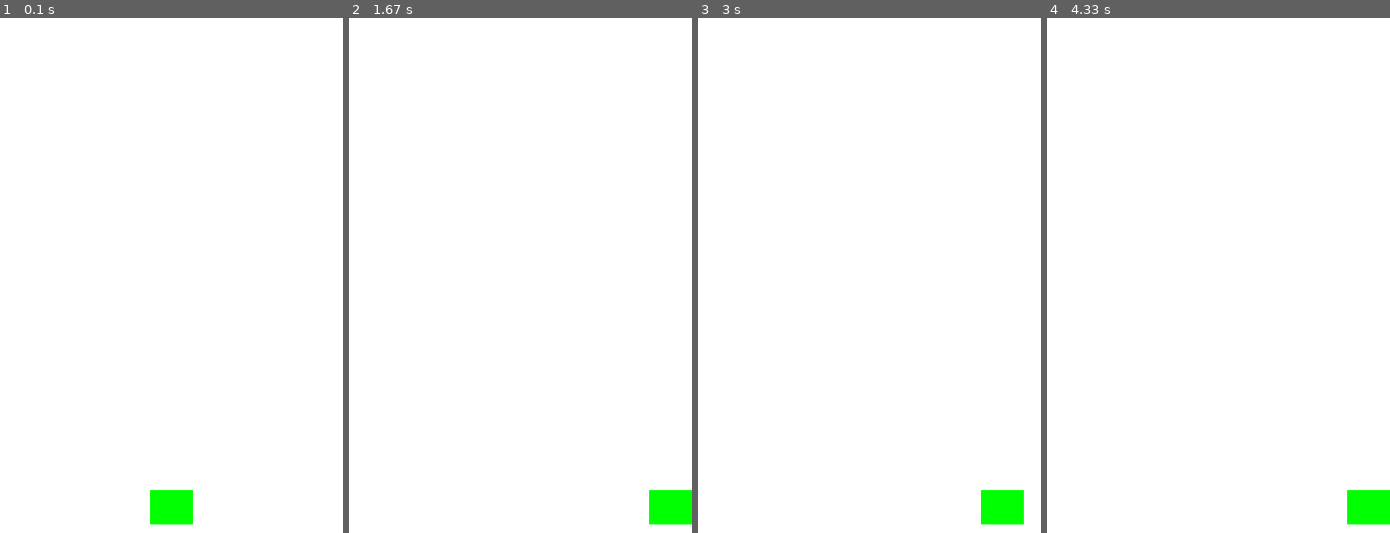
Above: before the commit, frames 1-4 (left to right).
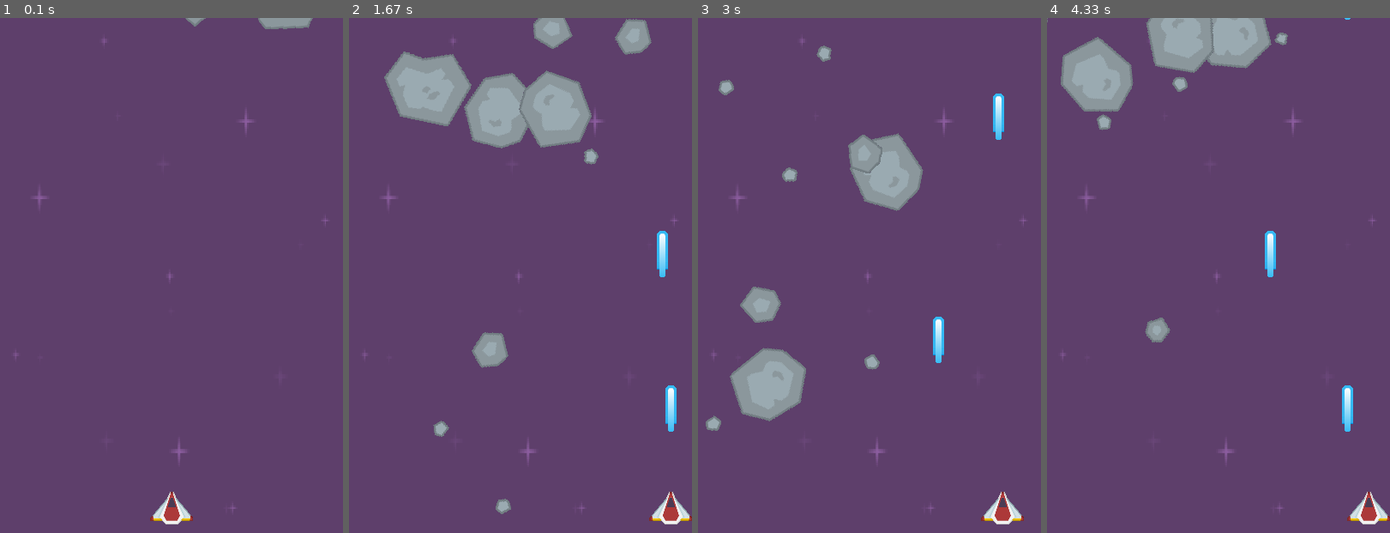
Above: after the commit, the same moments.

Repository: Aerdiansha/pygame_tutorial
Game: pygame game, started from shmup.py
Two runs of this game, one before a commit and one after it. Both use one fixed random seed, a clock stepped at 60 frames per second and the inputs below.
Inputs:
- Up to frame 1 (0.1 s): no input
- Up to frame 2 (1.67 s): tap Space at 0.33, 0.73, 1.03, 1.23, 1.53 s; hold Right 0.67-1.13 s; hold Right 1.17-1.63 s
- Up to frame 3 (3 s): hold Left 2.23-2.63 s; tap Space at 2.3, 2.6, 2.73 s; hold Right from 2.67 s (still down)
- Up to frame 4 (4.33 s): tap Space at 3.03, 3.4, 3.7, 3.9, 4.2 s; release Right at 3.3 s; hold Left 3.33-3.8 s; hold Right 3.83-4.3 s

The runs differ from the first frame. In frame 1, 100% of the frame differs, in the area x 0-100%, y 0-100%; in frame 2, 100%; in frame 3, 100%; in frame 4, 100%.

Commit message:
Add: Graphics to Player, Mob, Bullets

Diff:
--- a/shmup.py
+++ b/shmup.py
@@ -1,5 +1,8 @@
 import pygame
 import random
+from os import path
+
+img_dir = path.join(path.dirname(__file__), 'img')
 
 # Game settings
 WIDTH = 400
@@ -7,10 +10,12 @@
 FPS = 60
 
 # Define colors
+BLACK = (0, 0, 0)
 WHITE = (255, 255, 255)
 RED = (255, 0, 0)
 GREEN = (0, 255, 0)
 BLUE = (0, 0, 255)
+YELLOW = (255, 255, 0)
 
 # Initialize
 pygame.init()
@@ -22,9 +27,11 @@
 class Player(pygame.sprite.Sprite):
     def __init__(self):
         pygame.sprite.Sprite.__init__(self)
-        self.image = pygame.Surface((50, 40))
-        self.image.fill(GREEN)
+        self.image = pygame.transform.scale(player_img, (50, 38))
+        self.image.set_colorkey(BLACK)
         self.rect = self.image.get_rect()
+        self.radius = 20
+        # pygame.draw.circle(self.image, RED, self.rect.center, self.radius)
         self.rect.centerx = WIDTH / 2
         self.rect.bottom = HEIGHT - 10
         self.speedx = 0
@@ -44,10 +51,86 @@
         if self.rect.left < 0:
             self.rect.left = 0
 
+    def shoot(self):
+        bullet = Bullet(self.rect.centerx, self.rect.top)
+        all_sprites.add(bullet)
+        bullets.add(bullet)
 
+class Mob(pygame.sprite.Sprite):
+    def __init__(self):
+        pygame.sprite.Sprite.__init__(self)
+        self.image_ori = random.choice(meteor_imgs)
+        self.image_ori.set_colorkey(BLACK)
+        self.image = self.image_ori.copy()
+        self.rect = self.image.get_rect()
+        self.radius = int(self.rect.width * .9 / 2)
+        # pygame.draw.circle(self.image, BLUE, self.rect.center, self.radius)
+        self.rect.x = random.randrange(WIDTH - self.rect.width)
+        self.rect.y = random.randrange(-150, -100)
+        self.speedy = random.randrange(1, 8)
+        self.speedx = random.randrange(-3, 3)
+        self.rot = 0
+        self.rotate_speed = random.randrange(-8, 8)
+        self.last_update = pygame.time.get_ticks()
+
+    def rotate(self):
+        now = pygame.time.get_ticks()
+        if now - self.last_update > 50:
+            self.last_update = now
+            self.rot = (self.rot + self.rotate_speed) % 360
+            new_image = pygame.transform.rotate(self.image_ori, self.rot)
+            old_center = self.rect.center
+            self.image = new_image
+            self.rect = self.image.get_rect()
+            self.rect.center = old_center
+
+    def update(self):
+        self.rotate()
+        self.rect.y += self.speedy
+        self.rect.x += self.speedx
+        if self.rect.top > HEIGHT + 10 or self.rect.left < -25 or self.rect.right > WIDTH + 20:
+            self.rect.x = random.randrange(WIDTH - self.rect.width)
+            self.rect.y = random.randrange(-100, -40)
+            self.speedy = random.randrange(1, 8)
+
+
+class Bullet(pygame.sprite.Sprite):
+    def __init__(self, x, y):
+        pygame.sprite.Sprite.__init__(self)
+        self.image = bullet_img
+        self.image.set_colorkey(BLACK)
+        self.rect = self.image.get_rect()
+        self.rect.bottom = y
+        self.rect.centerx = x
+        self.speedy = -10
+
+    def update(self):
+        self.rect.y += self.speedy
+        # kill if it moves to the top of the screen
+        if self.rect.bottom < 0:
+            self.kill()
+
+# Load all game graphics
+background = pygame.image.load(path.join(img_dir, "purple.png")).convert()
+background_rect = background.get_rect()
+background = pygame.transform.scale(background, (WIDTH, HEIGHT)) # change the size of the background
+player_img = pygame.image.load(path.join(img_dir, "playerShip3_red.png")).convert()
+bullet_img = pygame.image.load(path.join(img_dir, "laserBlue16.png")).convert()
+meteor_imgs = []
+meteor_list = ["meteorGrey_big1.png", "meteorGrey_big2.png", "meteorGrey_big3.png", "meteorGrey_big4.png",
+                "meteorGrey_med1.png", "meteorGrey_med2.png", "meteorGrey_small1.png", "meteorGrey_small2.png",
+                "meteorGrey_tiny1.png", "meteorGrey_tiny2.png"]
+for img in meteor_list:
+    meteor_imgs.append(pygame.image.load(path.join(img_dir, img)).convert())
 all_sprites = pygame.sprite.Group()
+mobs = pygame.sprite.Group()
+bullets = pygame.sprite.Group()
 player = Player()
 all_sprites.add(player)
+for i in range(10):
+    m = Mob()
+    all_sprites.add(m)
+    mobs.add(m)
 
 # Game Loop
 running = True
@@ -57,18 +140,32 @@
 
     # Process input
     screen.fill(WHITE)
+    screen.blit(background, background_rect)
 
     # Update
     all_sprites.update()
+
+    # Check if bullet hit mobs
+    hits = pygame.sprite.groupcollide(mobs, bullets, True, True)
+    for hit in hits:
+        m = Mob()
+        all_sprites.add(m)
+        mobs.add(m)
+    # check collision to player
+    hits = pygame.sprite.spritecollide(player, mobs, False, pygame.sprite.collide_circle)
+    if hits:
+        running = False
 
     # Draw / render
     all_sprites.draw(screen)
     pygame.display.flip()
 
-
     # Quit the game
     for event in pygame.event.get():
         if event.type == pygame.QUIT:
             running = False
+        elif event.type == pygame.KEYDOWN:
+            if event.key == pygame.K_SPACE:
+                player.shoot()
 
 pygame.quit()
Binary file added: img/laserBlue16.png
Binary file added: img/meteorGrey_big1.png
Binary file added: img/meteorGrey_big2.png
Binary file added: img/meteorGrey_big3.png
Binary file added: img/meteorGrey_big4.png
Binary file added: img/meteorGrey_med1.png
Binary file added: img/meteorGrey_med2.png
Binary file added: img/meteorGrey_small1.png
Binary file added: img/meteorGrey_small2.png
Binary file added: img/meteorGrey_tiny1.png
Binary file added: img/meteorGrey_tiny2.png
Binary file added: img/playerShip3_red.png
(and 1 more such lines)
